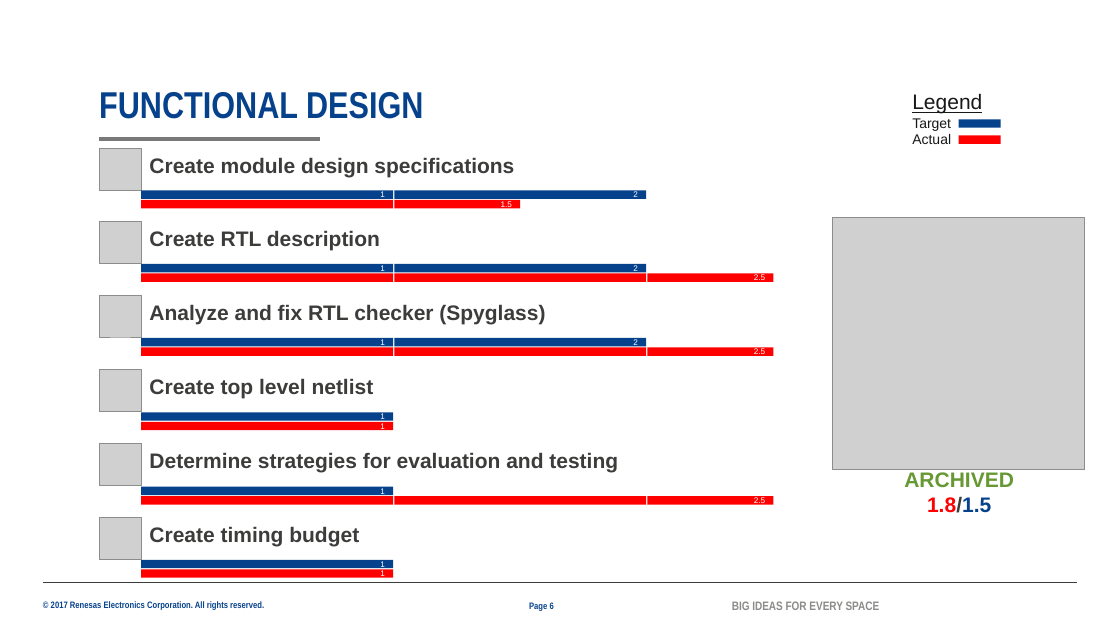
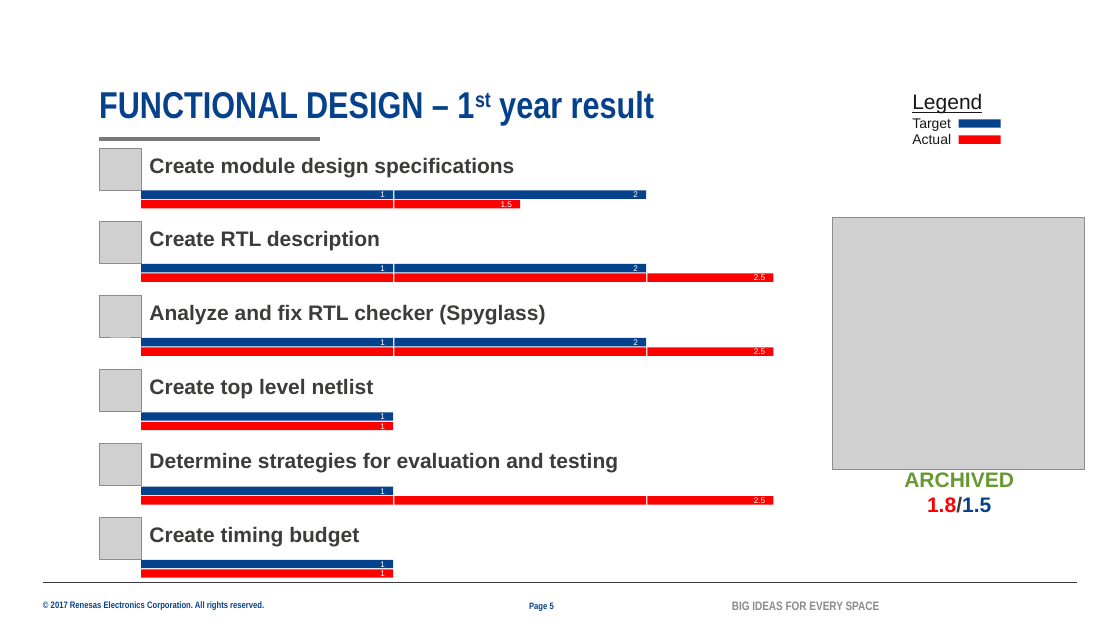
Before and after one commit to lesyhau/bridge, a slide deck: slide 5 of mms.pptx (slide 6 before the commit). Drawn at 1120x630 pixels with LibreOffice and Linux fonts; fonts in the diff are those of the drawing; grey boxes stand for pictures; background and template pictures are left out. Boxes give left, top, right and bottom in pixels: in the first picture for what was removed or moved away, otherwise in the second. Text is boxed around its words. In the diff, an @@ line names an element or a change of style, - is before the commit and + after.

```diff
--- a/mms.pptx
+++ b/mms.pptx
@@ title at box(99, 91, 654, 125): text changed @@
-FUNCTIONAL DESIGN
+FUNCTIONAL DESIGN – 1st year result
@@ page number at box(529, 601, 554, 611): text changed @@
-Page 6
+Page 5
```
Also in this commit, not shown: 8 other slides changed, 4 slides added, 2 slides removed.
